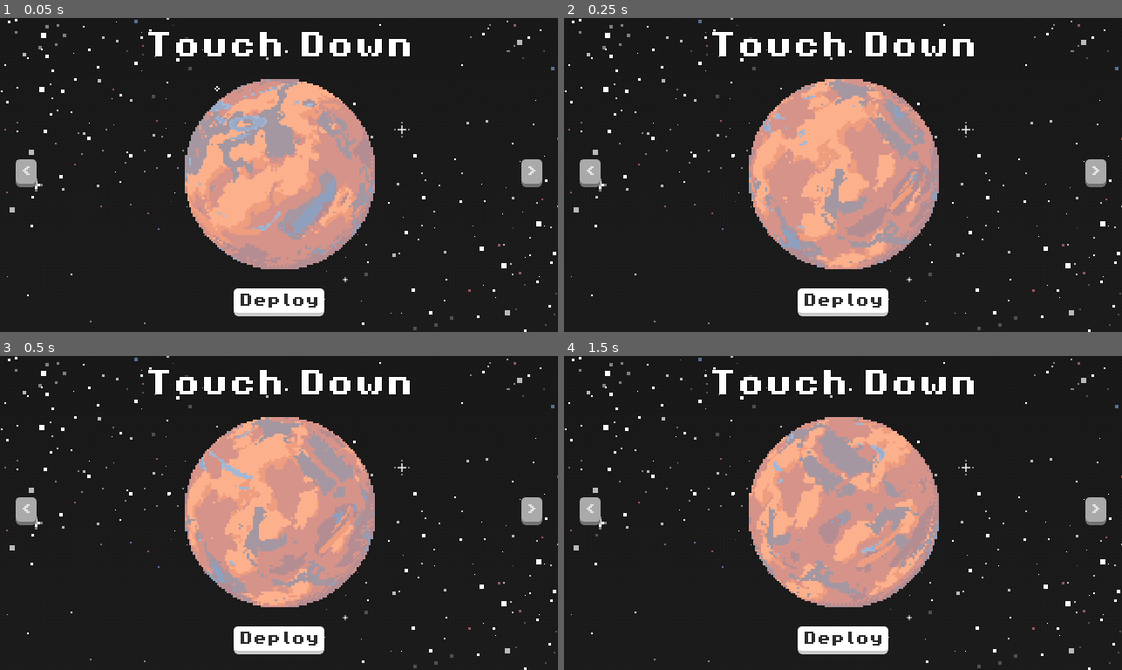
Above: before the commit, frames 1-4 (two rows, left to right).
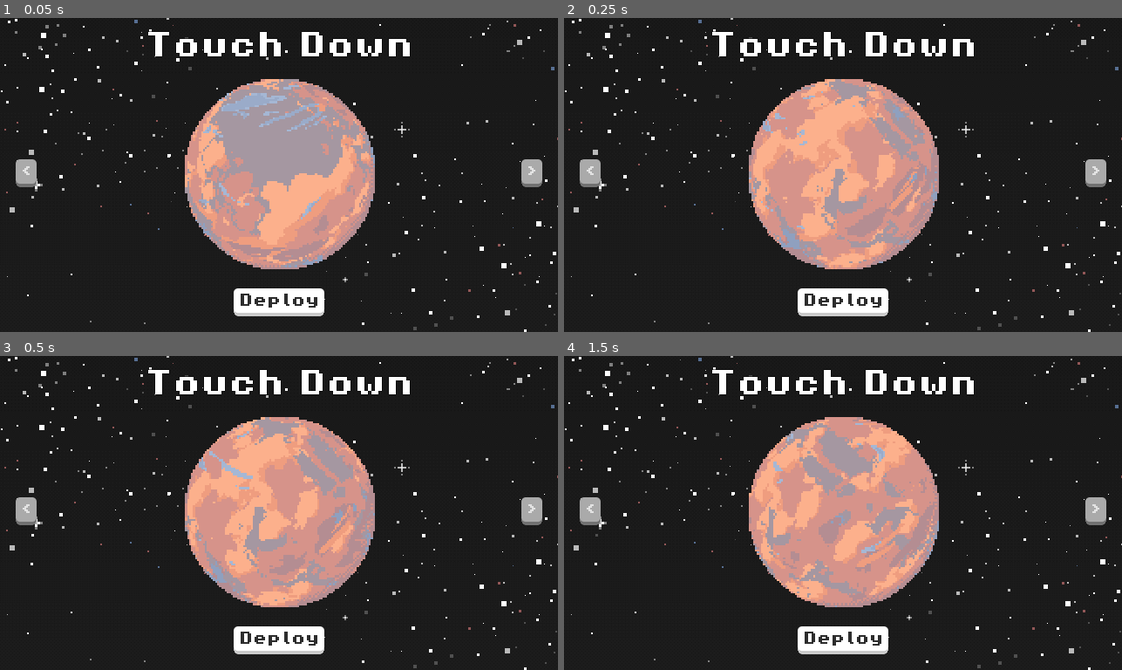
Above: after the commit, the same moments.

Repository: IvanoiuPetrut/touchdown
Game: Godot game, scene res://scenes/game.tscn
Same seed, same stepped clock (60 frames per second), same inputs: the game is played once before the commit and once after it. The engine's default icon, where the game draws it, is replaced by a stand-in: a white triangle on a blue panel in a dark square.
Inputs:
- Up to frame 1 (0.05 s): no input
- Up to frame 2 (0.25 s): no input
- Up to frame 3 (0.5 s): no input
- Up to frame 4 (1.5 s): click "Deploy" at 0.5 s; click "Back" at 1.25 s

The runs differ from the first frame. In frame 1, 12% of the frame differs, in the area x 5-94%, y 1-80%; in frame 2, nothing differs; in frame 3, nothing differs; in frame 4, nothing differs.

Commit message:
feat: add custom button

Diff:
--- a/default_bus_layout.tres
+++ b/default_bus_layout.tres
@@ -28,3 +28,9 @@
 bus/2/effect/1/enabled = false
 bus/2/effect/2/effect = SubResource("AudioEffectPanner_j3pel")
 bus/2/effect/2/enabled = true
+bus/3/name = &"Ui"
+bus/3/solo = false
+bus/3/mute = false
+bus/3/bypass_fx = false
+bus/3/volume_db = -0.923751
+bus/3/send = &"Master"
--- a/scenes/game.tscn
+++ b/scenes/game.tscn
@@ -1,9 +1,9 @@
 [gd_scene load_steps=7 format=3 uid="uid://ckkxv2wa177uq"]
 
 [ext_resource type="Script" uid="uid://cicf7o51mr7vt" path="res://scripts/game_manager.gd" id="1_iywne"]
-[ext_resource type="PackedScene" uid="uid://ff3q6eymtcbm" path="res://scenes/game_ui.tscn" id="1_lbhrr"]
+[ext_resource type="PackedScene" uid="uid://ff3q6eymtcbm" path="res://scenes/ui/game_ui.tscn" id="1_lbhrr"]
 [ext_resource type="PackedScene" uid="uid://chrsbtyr7g8th" path="res://scenes/player.tscn" id="1_uwrxv"]
-[ext_resource type="PackedScene" uid="uid://d1b3nc4whww66" path="res://scenes/menu_ui.tscn" id="3_p57ef"]
+[ext_resource type="PackedScene" uid="uid://d1b3nc4whww66" path="res://scenes/ui/menu_ui.tscn" id="3_p57ef"]
 [ext_resource type="PackedScene" uid="uid://cmvjs4nec4841" path="res://scenes/game_background.tscn" id="5_iywne"]
 [ext_resource type="AudioStream" uid="uid://caoo4a0apn1so" path="res://assets/sounds/Music.ogg" id="6_p57ef"]
 
--- /dev/null
+++ b/scenes/ui/custom_button.tscn
@@ -0,0 +1,27 @@
+[gd_scene load_steps=3 format=3 uid="uid://kny4xwx8cfx8"]
+
+[ext_resource type="Script" uid="uid://b2qc2heclkqsa" path="res://scripts/custom_button.gd" id="1_nr4dm"]
+[ext_resource type="AudioStream" uid="uid://t7571vvtvvwf" path="res://assets/sounds/click.ogg" id="2_dx6r0"]
+
+[node name="CustomButton" type="Button"]
+anchors_preset = 8
+anchor_left = 0.5
+anchor_top = 0.5
+anchor_right = 0.5
+anchor_bottom = 0.5
+offset_left = -46.0
+offset_top = -10.0
+offset_right = 46.0
+offset_bottom = 10.0
+grow_horizontal = 2
+grow_vertical = 2
+size_flags_horizontal = 4
+size_flags_vertical = 4
+text = "Button"
+script = ExtResource("1_nr4dm")
+
+[node name="ClickSound" type="AudioStreamPlayer2D" parent="."]
+stream = ExtResource("2_dx6r0")
+bus = &"Ui"
+
+[connection signal="pressed" from="." to="." method="_on_pressed"]
--- a/scenes/menu_ui.tscn
+++ b/scenes/ui/menu_ui.tscn
@@ -8,22 +8,23 @@
 [ext_resource type="FontFile" uid="uid://eexyunjt7oau" path="res://assets/fonts/PixelOperator8-Bold.ttf" id="2_oa3d6"]
 [ext_resource type="Texture2D" uid="uid://cwx8do1hurwi0" path="res://assets/sprites/worlds/world_1.png" id="2_tner2"]
 [ext_resource type="Texture2D" uid="uid://d24qb5eiqr2vn" path="res://assets/sprites/worlds/world_3.png" id="4_3y6qt"]
+[ext_resource type="PackedScene" uid="uid://kny4xwx8cfx8" path="res://scenes/ui/custom_button.tscn" id="9_jcchn"]
+
+[sub_resource type="AtlasTexture" id="AtlasTexture_03d0g"]
+atlas = ExtResource("2_m2dew")
+region = Rect2(740, 0, 740, 460)
+
+[sub_resource type="AtlasTexture" id="AtlasTexture_sf5lx"]
+atlas = ExtResource("2_m2dew")
+region = Rect2(0, 0, 740, 460)
+
+[sub_resource type="AtlasTexture" id="AtlasTexture_01m71"]
+atlas = ExtResource("2_m2dew")
+region = Rect2(1480, 0, 740, 460)
 
 [sub_resource type="AtlasTexture" id="AtlasTexture_kid13"]
 atlas = ExtResource("2_m2dew")
 region = Rect2(2220, 0, 740, 460)
-
-[sub_resource type="AtlasTexture" id="AtlasTexture_sf5lx"]
-atlas = ExtResource("2_m2dew")
-region = Rect2(0, 0, 740, 460)
-
-[sub_resource type="AtlasTexture" id="AtlasTexture_03d0g"]
-atlas = ExtResource("2_m2dew")
-region = Rect2(740, 0, 740, 460)
-
-[sub_resource type="AtlasTexture" id="AtlasTexture_01m71"]
-atlas = ExtResource("2_m2dew")
-region = Rect2(1480, 0, 740, 460)
 
 [sub_resource type="AtlasTexture" id="AtlasTexture_kybdo"]
 atlas = ExtResource("2_m2dew")
@@ -61,149 +62,149 @@
 
 [sub_resource type="StyleBoxEmpty" id="StyleBoxEmpty_kj6ed"]
 
+[sub_resource type="AtlasTexture" id="AtlasTexture_8yinm"]
+atlas = ExtResource("2_tner2")
+region = Rect2(2400, 0, 96, 96)
+
+[sub_resource type="AtlasTexture" id="AtlasTexture_oa3d6"]
+atlas = ExtResource("2_tner2")
+region = Rect2(0, 0, 96, 96)
+
+[sub_resource type="AtlasTexture" id="AtlasTexture_m2dew"]
+atlas = ExtResource("2_tner2")
+region = Rect2(96, 0, 96, 96)
+
+[sub_resource type="AtlasTexture" id="AtlasTexture_a4f11"]
+atlas = ExtResource("2_tner2")
+region = Rect2(192, 0, 96, 96)
+
+[sub_resource type="AtlasTexture" id="AtlasTexture_c7rnr"]
+atlas = ExtResource("2_tner2")
+region = Rect2(288, 0, 96, 96)
+
+[sub_resource type="AtlasTexture" id="AtlasTexture_c21ss"]
+atlas = ExtResource("2_tner2")
+region = Rect2(384, 0, 96, 96)
+
+[sub_resource type="AtlasTexture" id="AtlasTexture_pvt8j"]
+atlas = ExtResource("2_tner2")
+region = Rect2(480, 0, 96, 96)
+
+[sub_resource type="AtlasTexture" id="AtlasTexture_c53tk"]
+atlas = ExtResource("2_tner2")
+region = Rect2(576, 0, 96, 96)
+
+[sub_resource type="AtlasTexture" id="AtlasTexture_wemnq"]
+atlas = ExtResource("2_tner2")
+region = Rect2(672, 0, 96, 96)
+
+[sub_resource type="AtlasTexture" id="AtlasTexture_60qor"]
+atlas = ExtResource("2_tner2")
+region = Rect2(768, 0, 96, 96)
+
+[sub_resource type="AtlasTexture" id="AtlasTexture_3rg1l"]
+atlas = ExtResource("2_tner2")
+region = Rect2(864, 0, 96, 96)
+
+[sub_resource type="AtlasTexture" id="AtlasTexture_ou5v3"]
+atlas = ExtResource("2_tner2")
+region = Rect2(960, 0, 96, 96)
+
+[sub_resource type="AtlasTexture" id="AtlasTexture_ydycs"]
+atlas = ExtResource("2_tner2")
+region = Rect2(1056, 0, 96, 96)
+
+[sub_resource type="AtlasTexture" id="AtlasTexture_3wsbm"]
+atlas = ExtResource("2_tner2")
+region = Rect2(1152, 0, 96, 96)
+
+[sub_resource type="AtlasTexture" id="AtlasTexture_srj0i"]
+atlas = ExtResource("2_tner2")
+region = Rect2(1248, 0, 96, 96)
+
+[sub_resource type="AtlasTexture" id="AtlasTexture_7ih8f"]
+atlas = ExtResource("2_tner2")
+region = Rect2(1344, 0, 96, 96)
+
+[sub_resource type="AtlasTexture" id="AtlasTexture_pfe6g"]
+atlas = ExtResource("2_tner2")
+region = Rect2(1440, 0, 96, 96)
+
+[sub_resource type="AtlasTexture" id="AtlasTexture_blc6w"]
+atlas = ExtResource("2_tner2")
+region = Rect2(1536, 0, 96, 96)
+
+[sub_resource type="AtlasTexture" id="AtlasTexture_r8bwr"]
+atlas = ExtResource("2_tner2")
+region = Rect2(1632, 0, 96, 96)
+
+[sub_resource type="AtlasTexture" id="AtlasTexture_0oxt3"]
+atlas = ExtResource("2_tner2")
+region = Rect2(1728, 0, 96, 96)
+
+[sub_resource type="AtlasTexture" id="AtlasTexture_arh30"]
+atlas = ExtResource("2_tner2")
+region = Rect2(1824, 0, 96, 96)
+
+[sub_resource type="AtlasTexture" id="AtlasTexture_ftwno"]
+atlas = ExtResource("2_tner2")
+region = Rect2(1920, 0, 96, 96)
+
+[sub_resource type="AtlasTexture" id="AtlasTexture_mtqtc"]
+atlas = ExtResource("2_tner2")
+region = Rect2(2016, 0, 96, 96)
+
+[sub_resource type="AtlasTexture" id="AtlasTexture_fkpwb"]
+atlas = ExtResource("2_tner2")
+region = Rect2(2112, 0, 96, 96)
+
+[sub_resource type="AtlasTexture" id="AtlasTexture_76gf6"]
+atlas = ExtResource("2_tner2")
+region = Rect2(2208, 0, 96, 96)
+
+[sub_resource type="AtlasTexture" id="AtlasTexture_tst7x"]
+atlas = ExtResource("2_tner2")
+region = Rect2(2304, 0, 96, 96)
+
+[sub_resource type="AtlasTexture" id="AtlasTexture_l7da0"]
+atlas = ExtResource("2_tner2")
+region = Rect2(2496, 0, 96, 96)
+
+[sub_resource type="AtlasTexture" id="AtlasTexture_vl8tq"]
+atlas = ExtResource("2_tner2")
+region = Rect2(2592, 0, 96, 96)
+
+[sub_resource type="AtlasTexture" id="AtlasTexture_jumfv"]
+atlas = ExtResource("2_tner2")
+region = Rect2(2688, 0, 96, 96)
+
+[sub_resource type="AtlasTexture" id="AtlasTexture_w8he5"]
+atlas = ExtResource("2_tner2")
+region = Rect2(2784, 0, 96, 96)
+
+[sub_resource type="AtlasTexture" id="AtlasTexture_seoek"]
+atlas = ExtResource("2_tner2")
+region = Rect2(2880, 0, 96, 96)
+
+[sub_resource type="AtlasTexture" id="AtlasTexture_ujycn"]
+atlas = ExtResource("2_tner2")
+region = Rect2(2976, 0, 96, 96)
+
+[sub_resource type="AtlasTexture" id="AtlasTexture_ur154"]
+atlas = ExtResource("2_tner2")
+region = Rect2(3072, 0, 96, 96)
+
+[sub_resource type="AtlasTexture" id="AtlasTexture_mo43o"]
+atlas = ExtResource("2_tner2")
+region = Rect2(3168, 0, 96, 96)
+
+[sub_resource type="AtlasTexture" id="AtlasTexture_85hah"]
+atlas = ExtResource("2_tner2")
+region = Rect2(3264, 0, 96, 96)
+
 [sub_resource type="AtlasTexture" id="AtlasTexture_8kxst"]
 atlas = ExtResource("2_tner2")
 region = Rect2(3360, 0, 96, 96)
-
-[sub_resource type="AtlasTexture" id="AtlasTexture_oa3d6"]
-atlas = ExtResource("2_tner2")
-region = Rect2(0, 0, 96, 96)
-
-[sub_resource type="AtlasTexture" id="AtlasTexture_m2dew"]
-atlas = ExtResource("2_tner2")
-region = Rect2(96, 0, 96, 96)
-
-[sub_resource type="AtlasTexture" id="AtlasTexture_a4f11"]
-atlas = ExtResource("2_tner2")
-region = Rect2(192, 0, 96, 96)
-
-[sub_resource type="AtlasTexture" id="AtlasTexture_c7rnr"]
-atlas = ExtResource("2_tner2")
-region = Rect2(288, 0, 96, 96)
-
-[sub_resource type="AtlasTexture" id="AtlasTexture_c21ss"]
-atlas = ExtResource("2_tner2")
-region = Rect2(384, 0, 96, 96)
-
-[sub_resource type="AtlasTexture" id="AtlasTexture_pvt8j"]
-atlas = ExtResource("2_tner2")
-region = Rect2(480, 0, 96, 96)
-
-[sub_resource type="AtlasTexture" id="AtlasTexture_c53tk"]
-atlas = ExtResource("2_tner2")
-region = Rect2(576, 0, 96, 96)
-
-[sub_resource type="AtlasTexture" id="AtlasTexture_wemnq"]
-atlas = ExtResource("2_tner2")
-region = Rect2(672, 0, 96, 96)
-
-[sub_resource type="AtlasTexture" id="AtlasTexture_60qor"]
-atlas = ExtResource("2_tner2")
-region = Rect2(768, 0, 96, 96)
-
-[sub_resource type="AtlasTexture" id="AtlasTexture_3rg1l"]
-atlas = ExtResource("2_tner2")
-region = Rect2(864, 0, 96, 96)
-
-[sub_resource type="AtlasTexture" id="AtlasTexture_ou5v3"]
-atlas = ExtResource("2_tner2")
-region = Rect2(960, 0, 96, 96)
-
-[sub_resource type="AtlasTexture" id="AtlasTexture_ydycs"]
-atlas = ExtResource("2_tner2")
-region = Rect2(1056, 0, 96, 96)
-
-[sub_resource type="AtlasTexture" id="AtlasTexture_3wsbm"]
-atlas = ExtResource("2_tner2")
-region = Rect2(1152, 0, 96, 96)
-
-[sub_resource type="AtlasTexture" id="AtlasTexture_srj0i"]
-atlas = ExtResource("2_tner2")
-region = Rect2(1248, 0, 96, 96)
-
-[sub_resource type="AtlasTexture" id="AtlasTexture_7ih8f"]
-atlas = ExtResource("2_tner2")
-region = Rect2(1344, 0, 96, 96)
-
-[sub_resource type="AtlasTexture" id="AtlasTexture_pfe6g"]
-atlas = ExtResource("2_tner2")
-region = Rect2(1440, 0, 96, 96)
-
-[sub_resource type="AtlasTexture" id="AtlasTexture_blc6w"]
-atlas = ExtResource("2_tner2")
-region = Rect2(1536, 0, 96, 96)
-
-[sub_resource type="AtlasTexture" id="AtlasTexture_r8bwr"]
-atlas = ExtResource("2_tner2")
-region = Rect2(1632, 0, 96, 96)
-
-[sub_resource type="AtlasTexture" id="AtlasTexture_0oxt3"]
-atlas = ExtResource("2_tner2")
-region = Rect2(1728, 0, 96, 96)
-
-[sub_resource type="AtlasTexture" id="AtlasTexture_arh30"]
-atlas = ExtResource("2_tner2")
-region = Rect2(1824, 0, 96, 96)
-
-[sub_resource type="AtlasTexture" id="AtlasTexture_ftwno"]
-atlas = ExtResource("2_tner2")
-region = Rect2(1920, 0, 96, 96)
-
-[sub_resource type="AtlasTexture" id="AtlasTexture_mtqtc"]
-atlas = ExtResource("2_tner2")
-region = Rect2(2016, 0, 96, 96)
-
-[sub_resource type="AtlasTexture" id="AtlasTexture_fkpwb"]
-atlas = ExtResource("2_tner2")
-region = Rect2(2112, 0, 96, 96)
-
-[sub_resource type="AtlasTexture" id="AtlasTexture_76gf6"]
-atlas = ExtResource("2_tner2")
-region = Rect2(2208, 0, 96, 96)
-
-[sub_resource type="AtlasTexture" id="AtlasTexture_tst7x"]
-atlas = ExtResource("2_tner2")
-region = Rect2(2304, 0, 96, 96)
-
-[sub_resource type="AtlasTexture" id="AtlasTexture_8yinm"]
-atlas = ExtResource("2_tner2")
-region = Rect2(2400, 0, 96, 96)
-
-[sub_resource type="AtlasTexture" id="AtlasTexture_l7da0"]
-atlas = ExtResource("2_tner2")
-region = Rect2(2496, 0, 96, 96)
-
-[sub_resource type="AtlasTexture" id="AtlasTexture_vl8tq"]
-atlas = ExtResource("2_tner2")
-region = Rect2(2592, 0, 96, 96)
-
-[sub_resource type="AtlasTexture" id="AtlasTexture_jumfv"]
-atlas = ExtResource("2_tner2")
-region = Rect2(2688, 0, 96, 96)
-
-[sub_resource type="AtlasTexture" id="AtlasTexture_w8he5"]
-atlas = ExtResource("2_tner2")
-region = Rect2(2784, 0, 96, 96)
-
-[sub_resource type="AtlasTexture" id="AtlasTexture_seoek"]
-atlas = ExtResource("2_tner2")
-region = Rect2(2880, 0, 96, 96)
-
-[sub_resource type="AtlasTexture" id="AtlasTexture_ujycn"]
-atlas = ExtResource("2_tner2")
-region = Rect2(2976, 0, 96, 96)
-
-[sub_resource type="AtlasTexture" id="AtlasTexture_ur154"]
-atlas = ExtResource("2_tner2")
-region = Rect2(3072, 0, 96, 96)
-
-[sub_resource type="AtlasTexture" id="AtlasTexture_mo43o"]
-atlas = ExtResource("2_tner2")
-region = Rect2(3168, 0, 96, 96)
-
-[sub_resource type="AtlasTexture" id="AtlasTexture_85hah"]
-atlas = ExtResource("2_tner2")
-region = Rect2(3264, 0, 96, 96)
 
 [sub_resource type="AtlasTexture" id="AtlasTexture_b4ovl"]
 atlas = ExtResource("2_tner2")
@@ -419,53 +420,53 @@
 "speed": 5.0
 }]
 
+[sub_resource type="AtlasTexture" id="AtlasTexture_3y6qt"]
+atlas = ExtResource("1_tner2")
+region = Rect2(96, 0, 96, 96)
+
+[sub_resource type="AtlasTexture" id="AtlasTexture_tner2"]
+atlas = ExtResource("1_tner2")
+region = Rect2(0, 0, 96, 96)
+
+[sub_resource type="AtlasTexture" id="AtlasTexture_ld3xo"]
+atlas = ExtResource("1_tner2")
+region = Rect2(192, 0, 96, 96)
+
+[sub_resource type="AtlasTexture" id="AtlasTexture_whfv8"]
+atlas = ExtResource("1_tner2")
+region = Rect2(288, 0, 96, 96)
+
+[sub_resource type="AtlasTexture" id="AtlasTexture_lhxwq"]
+atlas = ExtResource("1_tner2")
+region = Rect2(384, 0, 96, 96)
+
+[sub_resource type="AtlasTexture" id="AtlasTexture_arfuo"]
+atlas = ExtResource("1_tner2")
+region = Rect2(480, 0, 96, 96)
+
+[sub_resource type="AtlasTexture" id="AtlasTexture_1a8bf"]
+atlas = ExtResource("1_tner2")
+region = Rect2(576, 0, 96, 96)
+
+[sub_resource type="AtlasTexture" id="AtlasTexture_21uf5"]
+atlas = ExtResource("1_tner2")
+region = Rect2(672, 0, 96, 96)
+
+[sub_resource type="AtlasTexture" id="AtlasTexture_x8av1"]
+atlas = ExtResource("1_tner2")
+region = Rect2(768, 0, 96, 96)
+
+[sub_resource type="AtlasTexture" id="AtlasTexture_yhjg7"]
+atlas = ExtResource("1_tner2")
+region = Rect2(864, 0, 96, 96)
+
+[sub_resource type="AtlasTexture" id="AtlasTexture_gvhmp"]
+atlas = ExtResource("1_tner2")
+region = Rect2(960, 0, 96, 96)
+
 [sub_resource type="AtlasTexture" id="AtlasTexture_nyb0i"]
 atlas = ExtResource("1_tner2")
 region = Rect2(1056, 0, 96, 96)
-
-[sub_resource type="AtlasTexture" id="AtlasTexture_tner2"]
-atlas = ExtResource("1_tner2")
-region = Rect2(0, 0, 96, 96)
-
-[sub_resource type="AtlasTexture" id="AtlasTexture_3y6qt"]
-atlas = ExtResource("1_tner2")
-region = Rect2(96, 0, 96, 96)
-
-[sub_resource type="AtlasTexture" id="AtlasTexture_ld3xo"]
-atlas = ExtResource("1_tner2")
-region = Rect2(192, 0, 96, 96)
-
-[sub_resource type="AtlasTexture" id="AtlasTexture_whfv8"]
-atlas = ExtResource("1_tner2")
-region = Rect2(288, 0, 96, 96)
-
-[sub_resource type="AtlasTexture" id="AtlasTexture_lhxwq"]
-atlas = ExtResource("1_tner2")
-region = Rect2(384, 0, 96, 96)
-
-[sub_resource type="AtlasTexture" id="AtlasTexture_arfuo"]
-atlas = ExtResource("1_tner2")
-region = Rect2(480, 0, 96, 96)
-
-[sub_resource type="AtlasTexture" id="AtlasTexture_1a8bf"]
-atlas = ExtResource("1_tner2")
-region = Rect2(576, 0, 96, 96)
-
-[sub_resource type="AtlasTexture" id="AtlasTexture_21uf5"]
-atlas = ExtResource("1_tner2")
-region = Rect2(672, 0, 96, 96)
-
-[sub_resource type="AtlasTexture" id="AtlasTexture_x8av1"]
-atlas = ExtResource("1_tner2")
-region = Rect2(768, 0, 96, 96)
-
-[sub_resource type="AtlasTexture" id="AtlasTexture_yhjg7"]
-atlas = ExtResource("1_tner2")
-region = Rect2(864, 0, 96, 96)
-
-[sub_resource type="AtlasTexture" id="AtlasTexture_gvhmp"]
-atlas = ExtResource("1_tner2")
-region = Rect2(960, 0, 96, 96)
 
 [sub_resource type="AtlasTexture" id="AtlasTexture_e5886"]
 atlas = ExtResource("1_tner2")
@@ -777,53 +778,53 @@
 "speed": 7.0
 }]
 
+[sub_resource type="AtlasTexture" id="AtlasTexture_1fdgy"]
+atlas = ExtResource("4_3y6qt")
+region = Rect2(96, 0, 96, 96)
+
+[sub_resource type="AtlasTexture" id="AtlasTexture_ljdrx"]
+atlas = ExtResource("4_3y6qt")
+region = Rect2(0, 0, 96, 96)
+
+[sub_resource type="AtlasTexture" id="AtlasTexture_xlb21"]
+atlas = ExtResource("4_3y6qt")
+region = Rect2(192, 0, 96, 96)
+
+[sub_resource type="AtlasTexture" id="AtlasTexture_mmd6c"]
+atlas = ExtResource("4_3y6qt")
+region = Rect2(288, 0, 96, 96)
+
+[sub_resource type="AtlasTexture" id="AtlasTexture_7sj17"]
+atlas = ExtResource("4_3y6qt")
+region = Rect2(384, 0, 96, 96)
+
+[sub_resource type="AtlasTexture" id="AtlasTexture_1rfgo"]
+atlas = ExtResource("4_3y6qt")
+region = Rect2(480, 0, 96, 96)
+
+[sub_resource type="AtlasTexture" id="AtlasTexture_a5dhk"]
+atlas = ExtResource("4_3y6qt")
+region = Rect2(576, 0, 96, 96)
+
+[sub_resource type="AtlasTexture" id="AtlasTexture_4dp32"]
+atlas = ExtResource("4_3y6qt")
+region = Rect2(672, 0, 96, 96)
+
+[sub_resource type="AtlasTexture" id="AtlasTexture_rfnye"]
+atlas = ExtResource("4_3y6qt")
+region = Rect2(768, 0, 96, 96)
+
+[sub_resource type="AtlasTexture" id="AtlasTexture_1slev"]
+atlas = ExtResource("4_3y6qt")
+region = Rect2(864, 0, 96, 96)
+
+[sub_resource type="AtlasTexture" id="AtlasTexture_cj131"]
+atlas = ExtResource("4_3y6qt")
+region = Rect2(960, 0, 96, 96)
+
 [sub_resource type="AtlasTexture" id="AtlasTexture_rpxx4"]
 atlas = ExtResource("4_3y6qt")
 region = Rect2(1056, 0, 96, 96)
-
-[sub_resource type="AtlasTexture" id="AtlasTexture_ljdrx"]
-atlas = ExtResource("4_3y6qt")
-region = Rect2(0, 0, 96, 96)
-
-[sub_resource type="AtlasTexture" id="AtlasTexture_1fdgy"]
-atlas = ExtResource("4_3y6qt")
-region = Rect2(96, 0, 96, 96)
-
-[sub_resource type="AtlasTexture" id="AtlasTexture_xlb21"]
-atlas = ExtResource("4_3y6qt")
-region = Rect2(192, 0, 96, 96)
-
-[sub_resource type="AtlasTexture" id="AtlasTexture_mmd6c"]
-atlas = ExtResource("4_3y6qt")
-region = Rect2(288, 0, 96, 96)
-
-[sub_resource type="AtlasTexture" id="AtlasTexture_7sj17"]
-atlas = ExtResource("4_3y6qt")
-region = Rect2(384, 0, 96, 96)
-
-[sub_resource type="AtlasTexture" id="AtlasTexture_1rfgo"]
-atlas = ExtResource("4_3y6qt")
-region = Rect2(480, 0, 96, 96)
-
-[sub_resource type="AtlasTexture" id="AtlasTexture_a5dhk"]
-atlas = ExtResource("4_3y6qt")
-region = Rect2(576, 0, 96, 96)
-
-[sub_resource type="AtlasTexture" id="AtlasTexture_4dp32"]
-atlas = ExtResource("4_3y6qt")
-region = Rect2(672, 0, 96, 96)
-
-[sub_resource type="AtlasTexture" id="AtlasTexture_rfnye"]
-atlas = ExtResource("4_3y6qt")
-region = Rect2(768, 0, 96, 96)
-
-[sub_resource type="AtlasTexture" id="AtlasTexture_1slev"]
-atlas = ExtResource("4_3y6qt")
-region = Rect2(864, 0, 96, 96)
-
-[sub_resource type="AtlasTexture" id="AtlasTexture_cj131"]
-atlas = ExtResource("4_3y6qt")
-region = Rect2(960, 0, 96, 96)
 
 [sub_resource type="AtlasTexture" id="AtlasTexture_t78hc"]
 atlas = ExtResource("4_3y6qt")
@@ -1159,9 +1160,10 @@
 offset_top = -50.0
 offset_right = 690.0
 offset_bottom = 410.0
-texture = SubResource("AtlasTexture_kid13")
+texture = SubResource("AtlasTexture_03d0g")
 script = ExtResource("1_b5e6c")
 sprites = SubResource("SpriteFrames_rn2cm")
+frame_index = 1
 auto_play = true
 playing = true
 metadata/_custom_type_script = "uid://dnra5sqwfaxhr"
@@ -1212,10 +1214,11 @@
 unique_name_in_owner = true
 layout_mode = 2
 size_flags_horizontal = 6
-texture = SubResource("AtlasTexture_8kxst")
+texture = SubResource("AtlasTexture_8yinm")
 expand_mode = 2
 script = ExtResource("1_b5e6c")
 sprites = SubResource("SpriteFrames_4tn76")
+frame_index = 25
 auto_play = true
 playing = true
 
@@ -1223,10 +1226,11 @@
 unique_name_in_owner = true
 layout_mode = 2
 size_flags_horizontal = 6
-texture = SubResource("AtlasTexture_nyb0i")
+texture = SubResource("AtlasTexture_3y6qt")
 expand_mode = 2
 script = ExtResource("1_b5e6c")
 sprites = SubResource("SpriteFrames_b5e6c")
+frame_index = 1
 auto_play = true
 playing = true
 
@@ -1234,10 +1238,11 @@
 unique_name_in_owner = true
 layout_mode = 2
 size_flags_horizontal = 6
-texture = SubResource("AtlasTexture_rpxx4")
+texture = SubResource("AtlasTexture_1fdgy")
 expand_mode = 2
 script = ExtResource("1_b5e6c")
 sprites = SubResource("SpriteFrames_01m71")
+frame_index = 1
 auto_play = true
 playing = true
 
@@ -1261,15 +1266,12 @@
 theme_override_constants/margin_right = 12
 theme_override_constants/margin_bottom = 24
 
-[node name="BtnDeploy" type="Button" parent="PanelWorldSelector/VBoxContainer/MarginContainer2"]
-layout_mode = 2
-size_flags_horizontal = 4
-size_flags_vertical = 4
+[node name="ButtonDeploy" parent="PanelWorldSelector/VBoxContainer/MarginContainer2" instance=ExtResource("9_jcchn")]
+layout_mode = 2
 text = "Deploy"
 
 [node name="PanelLevelSelector" type="PanelContainer" parent="."]
 unique_name_in_owner = true
-visible = false
 anchors_preset = 15
 anchor_right = 1.0
 anchor_bottom = 1.0
@@ -1284,9 +1286,8 @@
 theme_override_constants/margin_top = 24
 theme_override_constants/margin_bottom = 24
 
-[node name="BtnCloseLevelSelector" type="Button" parent="PanelLevelSelector/VBoxLevelSelector/MarginContainer2"]
-layout_mode = 2
-size_flags_horizontal = 4
+[node name="ButtonCloseLevelSelect" parent="PanelLevelSelector/VBoxLevelSelector/MarginContainer2" instance=ExtResource("9_jcchn")]
+layout_mode = 2
 text = "Back"
 
 [node name="PanelWorld1" type="Panel" parent="PanelLevelSelector/VBoxLevelSelector"]
@@ -1442,5 +1443,5 @@
 
 [connection signal="pressed" from="PanelWorldSelector/VBoxContainer/HBoxWorldSelector/MarginContainer2/BtnPreviousPlanet" to="." method="_on_btn_previous_planet_pressed"]
 [connection signal="pressed" from="PanelWorldSelector/VBoxContainer/HBoxWorldSelector/MarginContainer/BtnNextPlanet" to="." method="_on_btn_next_planet_pressed"]
-[connection signal="pressed" from="PanelWorldSelector/VBoxContainer/MarginContainer2/BtnDeploy" to="." method="_on_btn_deploy_pressed"]
-[connection signal="pressed" from="PanelLevelSelector/VBoxLevelSelector/MarginContainer2/BtnCloseLevelSelector" to="." method="_on_btn_close_level_selector_pressed"]
+[connection signal="pressed" from="PanelWorldSelector/VBoxContainer/MarginContainer2/ButtonDeploy" to="." method="_on_button_deploy_pressed"]
+[connection signal="pressed" from="PanelLevelSelector/VBoxLevelSelector/MarginContainer2/ButtonCloseLevelSelect" to="." method="_on_button_close_level_select_pressed"]
--- /dev/null
+++ b/scripts/custom_button.gd
@@ -0,0 +1,6 @@
+extends Control
+
+@onready var click_sound: AudioStreamPlayer2D = $ClickSound
+
+func _on_pressed() -> void:
+	click_sound.play()
--- a/scripts/menu_ui.gd
+++ b/scripts/menu_ui.gd
@@ -115,15 +115,13 @@
 		_update_planet_selector_btns()
 		_update_level_buttons() # Update level buttons for new planet
 
-func _on_btn_deploy_pressed() -> void:
+
+
+func _on_button_deploy_pressed() -> void:
 	_update_level_buttons() # Update button states in case there were changes
 	_show_correct_world_panel() # Show the panel for current planet
 	_toggle_panel_world_selector(false)
 	_toggle_panel_level_selector(true)
-
-func _on_btn_close_level_selector_pressed() -> void:
-	_toggle_panel_world_selector(true)
-	_toggle_panel_level_selector(false)
 
 # Connect signals for all level buttons
 func _connect_level_buttons() -> void:
@@ -199,3 +197,8 @@
 		emit_signal("level_selected", current_planet_id, selected_level_id)
 		# _toggle_panel_level_selector(false)
 		# _toggle_panel_world_selector(true)
+
+
+func _on_button_close_level_select_pressed() -> void:
+	_toggle_panel_world_selector(true)
+	_toggle_panel_level_selector(false)
Not shown, added: assets/sounds/click.ogg.import
Renamed: scenes/game_ui.tscn -> scenes/ui/game_ui.tscn
Not shown: 1 places in scenes/ui/menu_ui.tscn that only renumber resources
Not shown, added: scripts/custom_button.gd.uid
Not shown, added: assets/sounds/click.ogg
